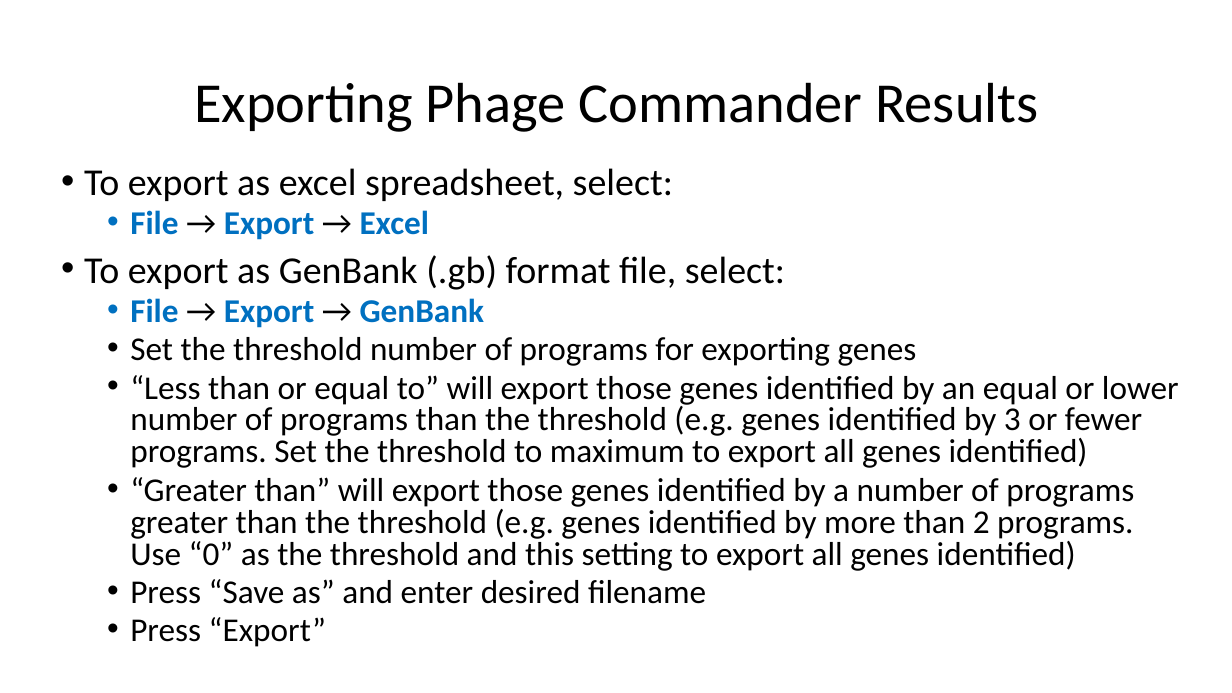
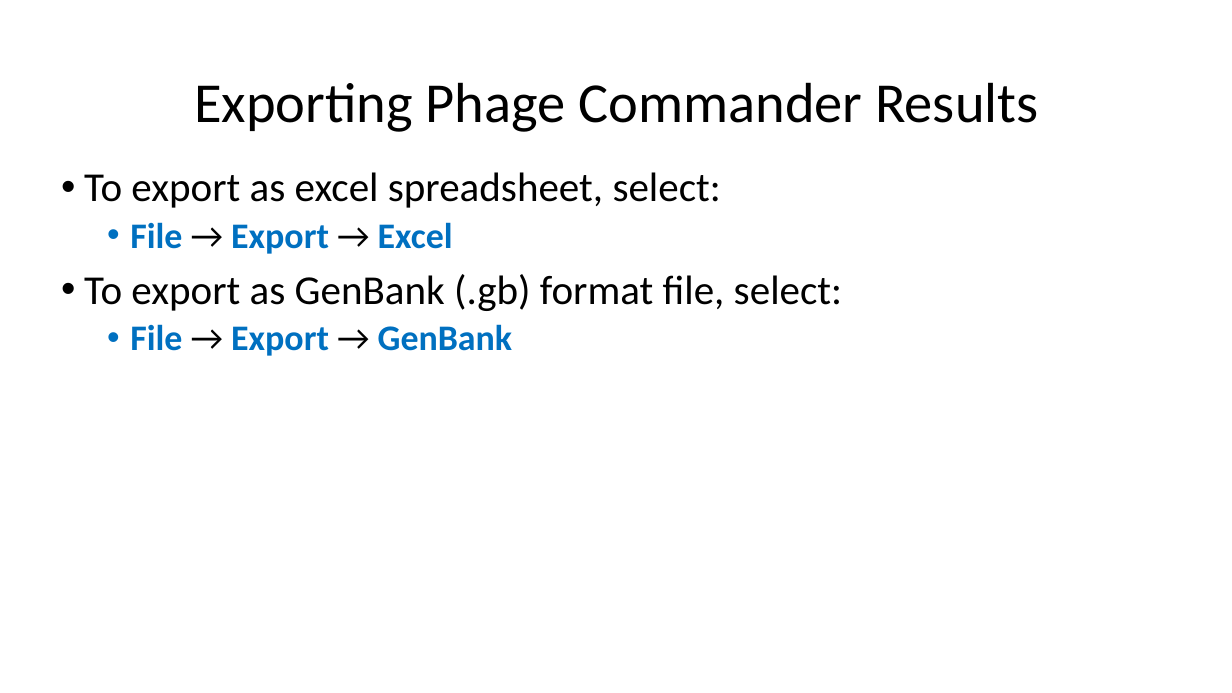
Before and after one commit to sarah-harris/PhageCommander, a slide deck: slide 14 of Phage Commander User Guide.pptx (slide 10 before the commit). Drawn at 1232x693 pixels with LibreOffice and Linux fonts; fonts in the diff are those of the drawing. Boxes give left, top, right and bottom in pixels: in the first picture for what was removed or moved away, otherwise in the second. Text is boxed around its words. In the diff, an @@ line names an element or a change of style, - is before the commit and + after.

```diff
--- a/Phage Commander User Guide.pptx
+++ b/Phage Commander User Guide.pptx
@@ text "To export as excel spreadsheet, ..." at (84, 172, 842, 356): size 29.6 to 32 pt in "To export as excel spreadsheet, select:", "To export as GenBank (.gb) format file, ..."; size 25.9 to 28 pt in "File → Export → Excel", "File → Export → GenBank"; line spacing 0.8 to 0.9 @@
@@ text at (130, 337, 1179, 647): paragraphs removed @@
-  • Set the threshold number of programs for exporting genes
-  • “Less than or equal to” will export those genes identified by an equal or lower number of programs than the threshold (e.g. genes identified by 3 or fewer programs. Set the threshold to maximum to export all genes identified)
-  • “Greater than” will export those genes identified by a number of programs greater than the threshold (e.g. genes identified by more than 2 programs. Use “0” as the threshold and this setting to export all genes identified)
-  • Press “Save as” and enter desired filename
-  • Press “Export”
```
Also in this commit, not shown: 8 other slides changed, 6 slides added, 39 other files.
